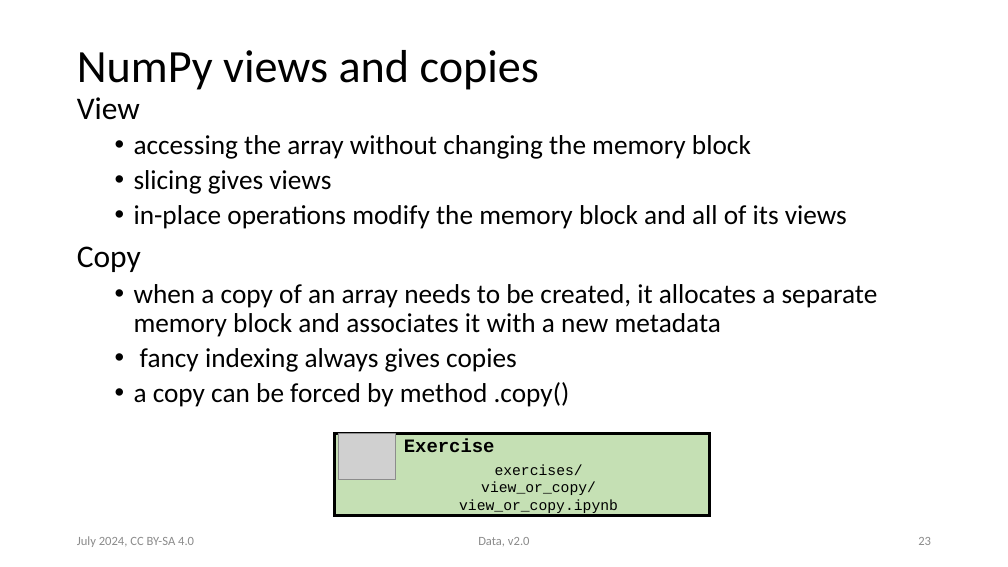
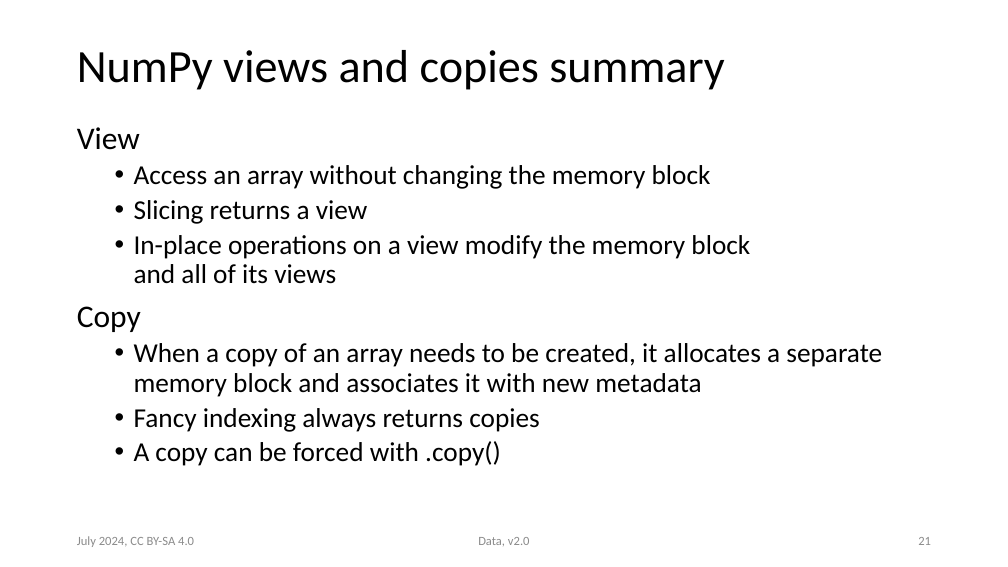
Before and after one commit to victoris93/data_class, a slide deck: slide 21 of numpy.pptx (slide 23 before the commit). Drawn at 1008x567 pixels with LibreOffice and Linux fonts; fonts in the diff are those of the drawing; grey boxes stand for pictures. Boxes give left, top, right and bottom in pixels: in the first picture for what was removed or moved away, otherwise in the second. Text is boxed around its words. In the diff, an @@ line names an element or a change of style, - is before the commit and + after.

```diff
--- a/numpy.pptx
+++ b/numpy.pptx
@@ title at (77,50,724,90): text changed @@
-NumPy views and copies
+NumPy views and copies summary
@@ text "View": place and size @@
-text "View" at (77,97,878,407)
+text "View" at (77,127,882,466)
@@ text at (134,165,750,284): text changed @@
-  • accessing the array without changing the memory block
-  • slicing gives views
-  • in-place operations modify the memory block and all of its views
+  • Access an array without changing the memory block
+  • Slicing returns a view
+  • In-place operations on a view modify the memory block
+    and all of its views
@@ text at (134,343,882,466): text changed @@
-  • when a copy of an array needs to be created, it allocates a separate memory block and associates it with a new metadata
-  • fancy indexing always gives copies
-  • a copy can be forced by method .copy()
+  • When a copy of an array needs to be created, it allocates a separate memory block and associates it with new metadata
+  • Fancy indexing always returns copies
+  • A copy can be forced with .copy()
@@ group removed at (334,434,709,516): 2 texts, 1 rectangle, 1 picture @@
-Exercise
-exercises/view_or_copy/view_or_copy.ipynb
@@ page number at (918,537,931,545): text changed @@
-23
+21
```
Also in this commit, not shown: 13 other slides changed, 4 slides added, 6 slides removed, 4 other files.
